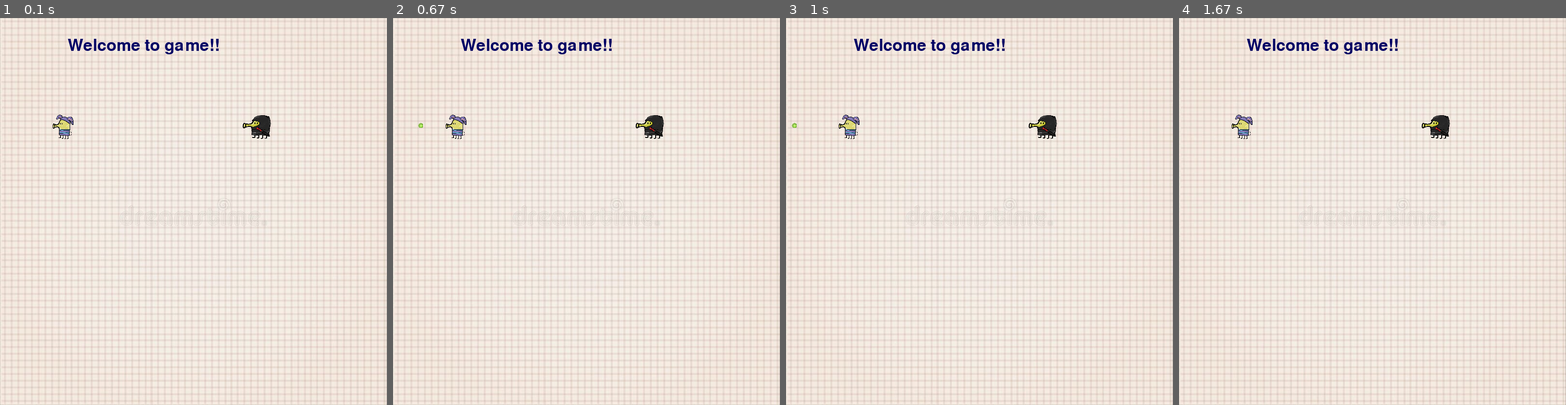
Above: before the commit, frames 1-4 (left to right).
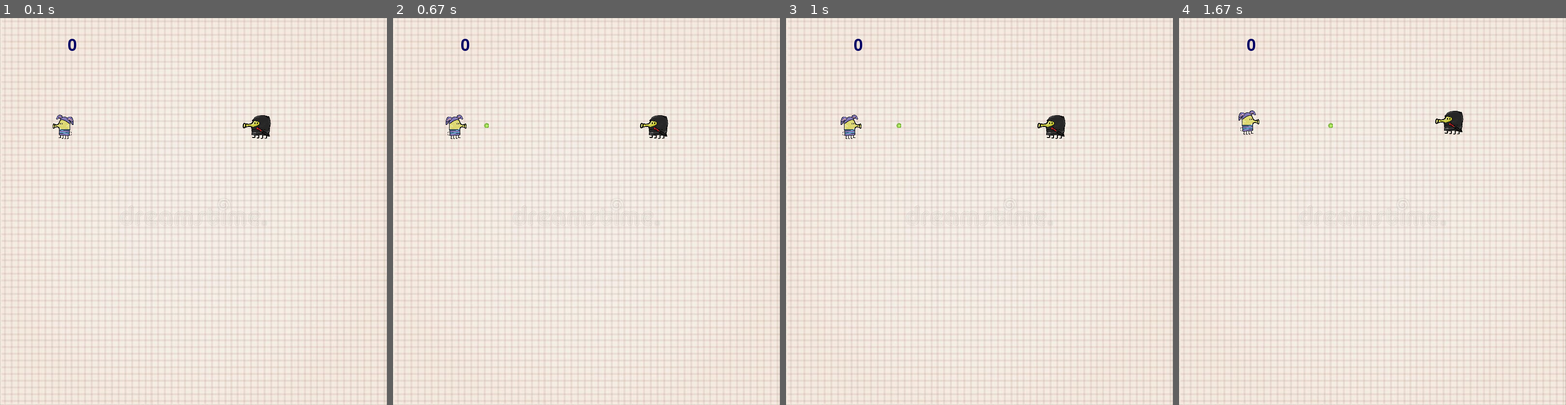
Above: after the commit, the same moments.

Repository: llaJlbl4/dop
Game: pygame game, started from Новая папка/main.py
Same seed, same stepped clock (60 frames per second), same inputs: the game is played once before the commit and once after it.
Inputs:
- Up to frame 1 (0.1 s): no input
- Up to frame 2 (0.67 s): hold Space from 0.33 s (still down); hold Right from 0.33 s (still down)
- Up to frame 3 (1 s): release Space at 0.8 s; release Right at 0.8 s; hold Right from 0.83 s (still down); hold D from 0.83 s (still down); tap Space at 0.9 s
- Up to frame 4 (1.67 s): tap Space at 1.2, 1.4 s; release Right at 1.3 s; release D at 1.3 s; hold Up 1.33-1.63 s; hold W 1.33-1.63 s

The runs differ from the first frame. In frame 1, 0.6% of the frame differs, in the area x 17-57%, y 5-10%; in frame 2, 1.0%; in frame 3, 1.1%; in frame 4, 1.3%, in the area x 13-74%, y 5-32%.

Commit message:
Add files via upload

Diff:
--- a/Новая папка/main.py
+++ b/Новая папка/main.py
@@ -1,5 +1,5 @@
 import pygame
-from threading import Thread
+import random
 
 
 pygame.init()
@@ -42,7 +42,7 @@
     global keys
     global storona
     screen.blit(jpg, (0, 0))
-    text = font.render("Welcome to game!!", True, (0, 0, 100))
+    text = font.render(str(score), True, (0, 0, 100))
     screen.blit(text, (x, y))
     screen.blit(perconak, (x3, y3))
     screen.blit(new_size2, (x5, y5))
@@ -84,6 +84,10 @@
 zvuk = pygame.mixer.Sound("shagi.mp3")
 perconak = new_size
 storona = "left"
+flag = False
+score = 0
+
+
 
 
 x,y = 140, 40
@@ -91,6 +95,8 @@
 x2,y2 = 140, 120
 x3, y3 = 100, 200
 x5, y5 = 500, 200
+x4 = 802
+
 
 try:
     while True:
@@ -100,14 +106,46 @@
                 quit()
         Perc()
 
-        if keys[pygame.K_SPACE]:
-            thread1 = Thread(target=Bullet)
-            thread2 = Thread(target=Perc)
-
-            thread1.start()
-            thread2.start()
-            thread1.join()
-            thread2.join()
+        if keys[pygame.K_UP]:
+            y5 -= 0.5
+            zvuk.play()
+
+        if keys[pygame.K_DOWN]:
+            zvuk.play()
+            y5 += 0.5
+
+        if keys[pygame.K_RIGHT]:
+            x5 += 0.5
+            zvuk.play()
+            storona = "right"
+            perconak = new_rot_size
+
+        if keys[pygame.K_LEFT]:
+            x5 -= 0.5
+            zvuk.play()
+            storona = "left"
+            perconak = new_size
+
+        if keys[pygame.K_SPACE] and x4 >= 800 or keys[pygame.K_SPACE] and x4 <= -150:
+                x4 = x3
+                y4 = y3 + 17
+                flag = True
+                storona1 = storona
+        if flag == True and storona1 == "left":
+            screen.blit(new_bullet, (x4, y4))
+            x4 -= 2
+        if flag == True and storona1 == "right":
+            screen.blit(new_bullet, (x4+50, y4))
+            x4 += 2
+        if x4 <= -150 or x4 >= 800:
+            flag = False
+        if x5+60 > x4 > x5 and y5+50 > y4 > y5 or x5+60 > x4 > x5 and y5+50 > y4+10 > y5 > y4 or x5+60 > x4 > x5 and y4+10 >y5+50 > y4 > y5:
+            x5 = random.randint(0, 740)
+            y5 = random.randint(0, 750)
+            score += 1
+
+
+
 
 
 
@@ -152,14 +190,21 @@
             zvuk.play()
         if keys[pygame.K_SPACE]:
             x4 = x3
-            for i in range(800):
-                screen.blit(jpg, (0, 0))
-                screen.blit(new_size, (x3, y3))
-                text = font.render("Welcome to game!!", True, (0, 0, 100))
-                screen.blit(text, (x, y))
-                screen.blit(new_bullet, (x4, y3 + 17))
-                x4 -= 1
-                pygame.display.update()
+            # for i in range(800):
+            #     screen.blit(jpg, (0, 0))
+            #     screen.blit(new_size, (x3, y3))
+            #     text = font.render("Welcome to game!!", True, (0, 0, 100))
+            #     screen.blit(text, (x, y))
+            #     screen.blit(new_bullet, (x4, y3 + 17))
+            #     x4 -= 1
+            #     pygame.display.update()
+            flag = True
+        if flag == True:
+            screen.blit(new_bullet, (x4, y3 + 17))
+            x4 += 2
+        if x4 >= 800:
+            flag == False
+
 
 
 
